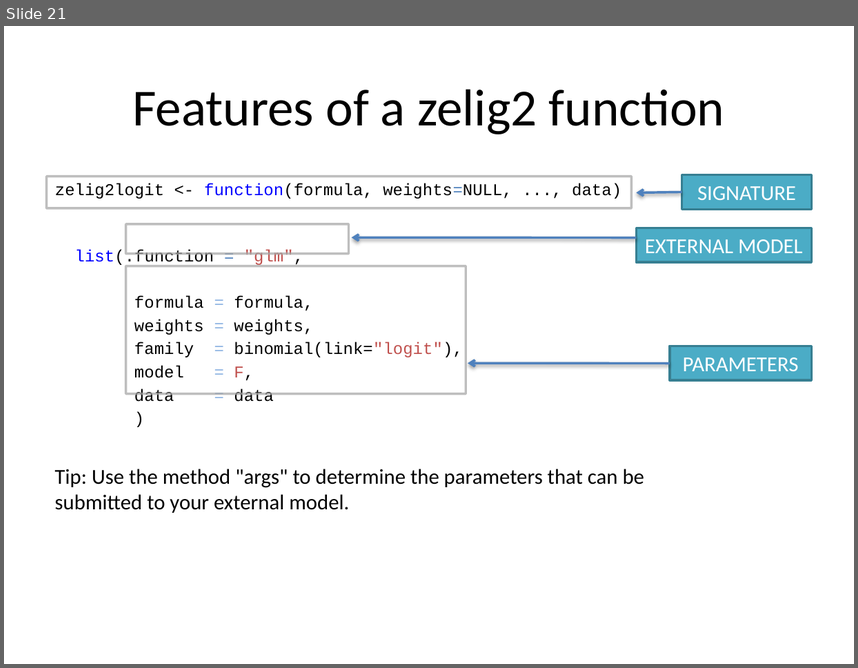
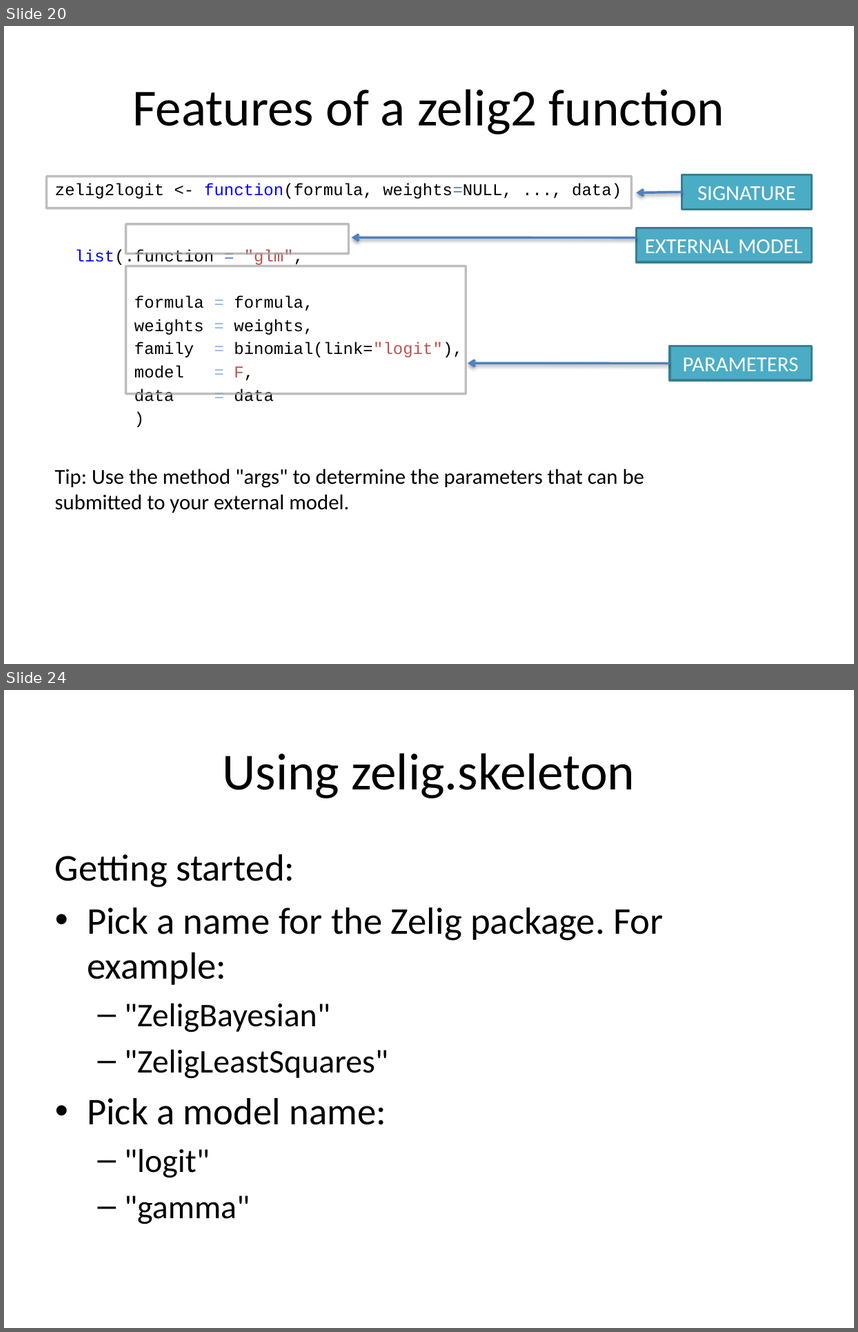
Before and after one commit to IQSS/Zelig4-Documentation, a slide deck: January-Class/Zelig4_zelig2.pptx. Shown one above the other, each under a label of ours: slide 21 before the commit, slides 20 and 24 after it; the slides between them are not shown. The pictures are 858x668 and 858x1332 pixels, drawn with LibreOffice and Linux fonts; fonts in the diff are those of the drawing. Boxes give left, top, right and bottom in pixels: in the first picture for what was removed or moved away, otherwise in the second. Text is boxed around its words. In the diff, an @@ line names an element or a change of style, - is before the commit and + after.

```diff
--- a/January-Class/Zelig4_zelig2.pptx
+++ b/January-Class/Zelig4_zelig2.pptx
@@ slide 24 added at (x1=4, y1=690, x2=854, y2=1328), background #FFFFFF @@
@@ title added at (x1=223, y1=753, x2=635, y2=798), 44 pt, text #000000 @@
+Using zelig.skeleton
@@ text added at (x1=55, y1=854, x2=663, y2=1224), 32 pt, text #000000 @@
+Getting started:
+• Pick a name for the Zelig package. For example:
+  – "ZeligBayesian"
+  – "ZeligLeastSquares"
+• Pick a model name:
+  – "logit"
+  – "gamma"
@@ what was slide 21 is now slide 20 @@
```
Also in this commit, not shown: 5 other slides added, 3 other files.
